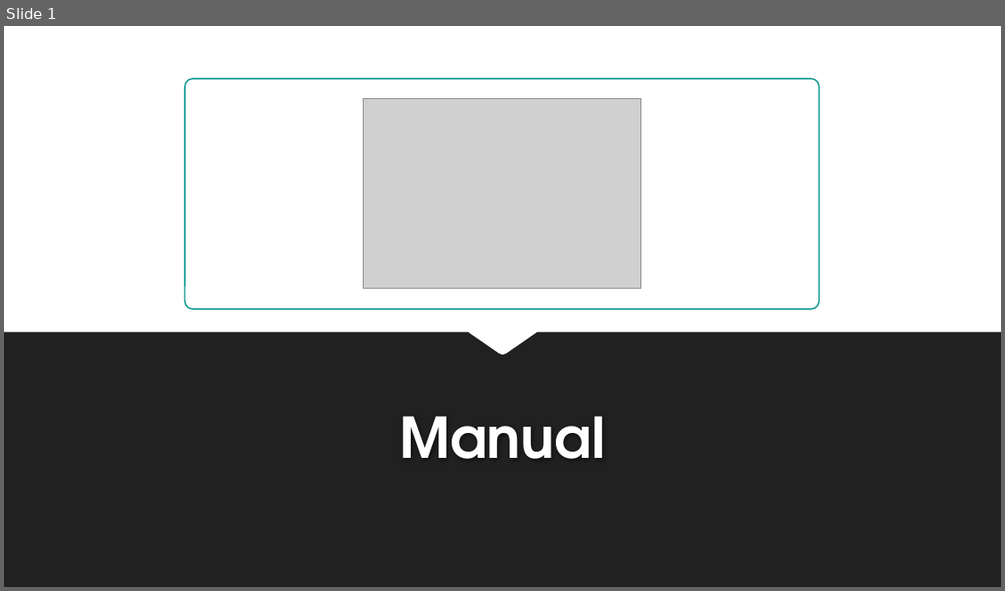
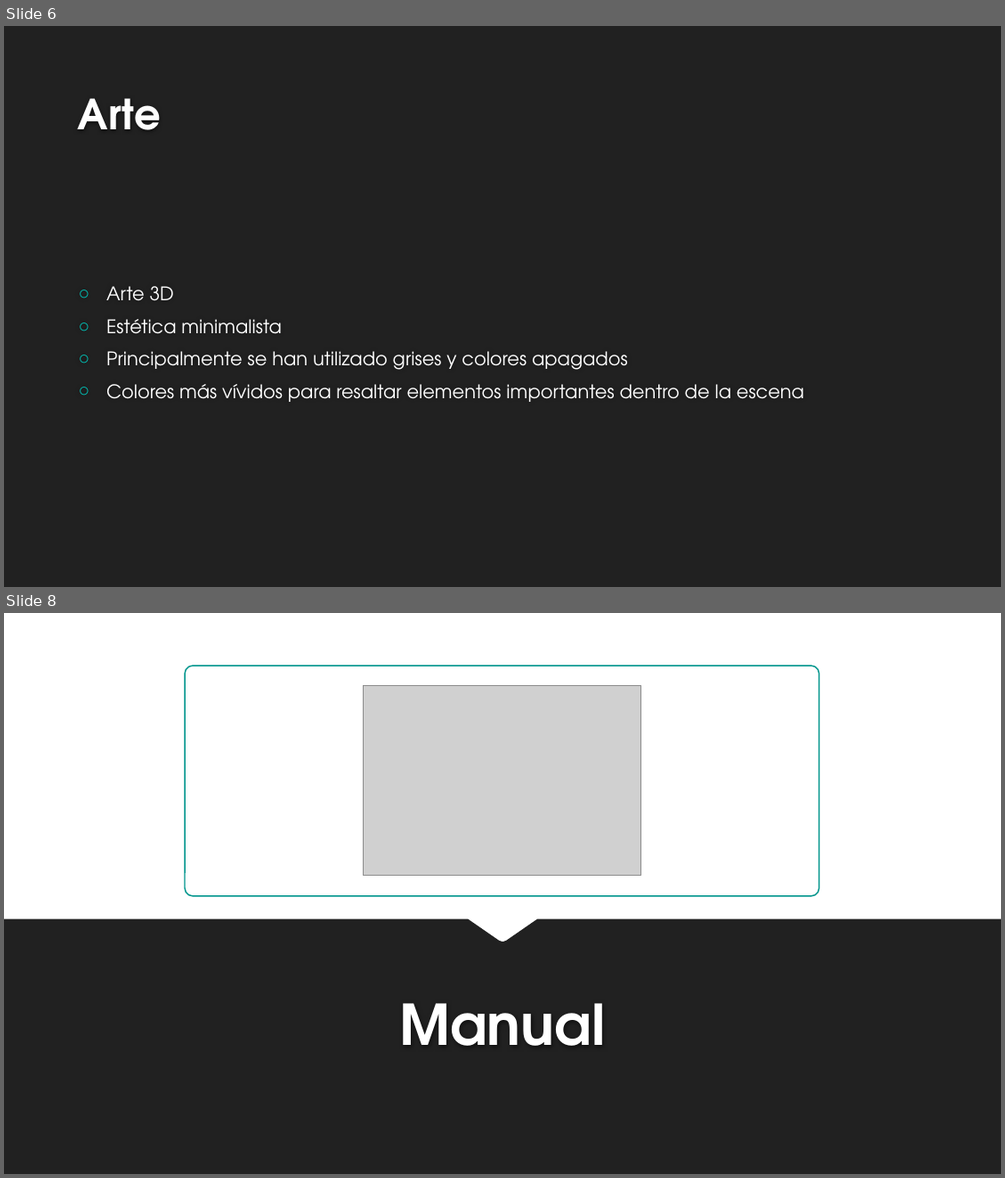
Before and after one commit to SickMyDuckInc/SickMyDuckInc.github.io, a slide deck: docs_balaclava/Presentacion.pptx. Shown one above the other, each under a label of ours: slide 1 before the commit, slides 6 and 8 after it; the slides between them are not shown. The pictures are 1005x591 and 1005x1178 pixels, drawn with LibreOffice and Linux fonts; fonts in the diff are those of the drawing; grey boxes stand for pictures; background and template pictures are left out. Boxes give left, top, right and bottom in pixels: in the first picture for what was removed or moved away, otherwise in the second. Text is boxed around its words. In the diff, an @@ line names an element or a change of style, - is before the commit and + after.

```diff
--- a/docs_balaclava/Presentacion.pptx
+++ b/docs_balaclava/Presentacion.pptx
@@ slide 6 added at bbox=[4, 26, 1001, 587], background #212121 @@
@@ title added at bbox=[78, 98, 161, 130], 40 pt, text #FEFEFE, bold @@
+Arte
@@ text added at bbox=[106, 286, 804, 402], 18 pt, text #FFFFFF @@
+○ Arte 3D
+○ Estética minimalista
+○ Principalmente se han utilizado grises y colores apagados
+○ Colores más vívidos para resaltar elementos importantes dentro de la escena
@@ what was slide 1 is now slide 8 @@
```
Also in this commit, not shown: 6 other slides added, 1 other file.
